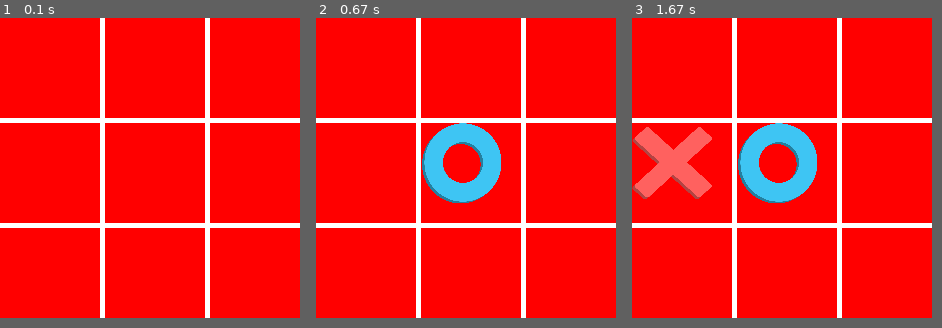
Above: before the commit, frames 1-3 (left to right).
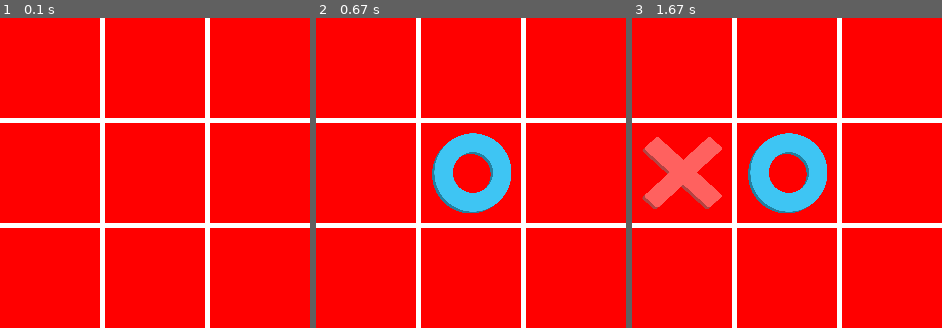
Above: after the commit, the same moments.

Repository: voidzenn/pygame_tic-tac-toe
Game: pygame game, started from main.py
Two runs of this game, one before a commit and one after it. Both use one fixed random seed, a clock stepped at 60 frames per second and the inputs below.
Inputs (mouse positions are in pixels of both pictures, inside the frame that each line leads up to):
- Up to frame 1 (0.1 s): no input
- Up to frame 2 (0.67 s): click (471, 173) at 0.38 s
- Up to frame 3 (1.67 s): click (712, 176) at 0.72 s
The window is 300x300 before the commit and 310x310 after it. Grey fills any space a smaller window leaves; there, only what the larger window draws over its background counts as a difference.

The runs differ from the first frame. In frame 1, 0.2% of the frame differs, in the area x 32-100%, y 32-100%; in frame 2, 4.0%; in frame 3, 6.9%, in the area x 0-100%, y 32-100%.

Commit message:
Added function to position the image in center of box

Diff:
--- a/main.py
+++ b/main.py
@@ -7,8 +7,8 @@
 from classes.circle_image import CircleImage
 
 BACKGROUND_COLOR = (255, 255, 255)
-SCREEN_WIDTH = 300
-SCREEN_HEIGHT = 300
+SCREEN_WIDTH = 310
+SCREEN_HEIGHT = 310
 WINDOW_TITLE =  "Tic Tac Toe"
 BOX_SIZE = 100
 BOX_PADDING = 5
@@ -27,12 +27,17 @@
       box.draw()
       box_positions.append(box)
 
+def center_image_size(position):
+  x = position[0] + (BOX_PADDING * 2)
+  y = position[1] + (BOX_PADDING * 2)
+  return (x, y)
+
 def load_circle(position):
-  image = CircleImage(screen, position)
+  image = CircleImage(screen, center_image_size(position))
   image.display()
 
 def load_cross(position):
-  image = CrossImage(screen, position)
+  image = CrossImage(screen, center_image_size(position))
   image.display()
 
 def handle_image(position):
